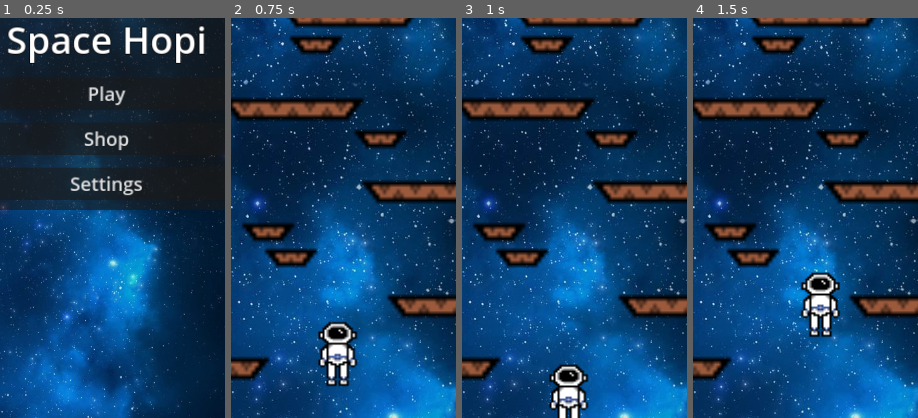
Above: before the commit, frames 1-4 (left to right).
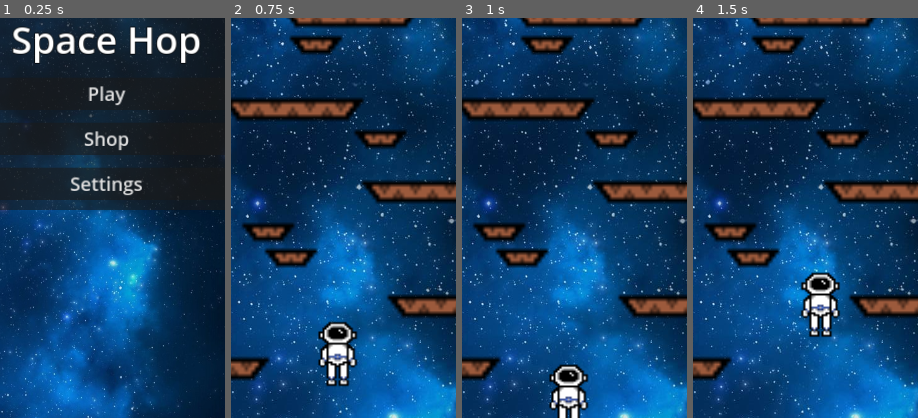
Above: after the commit, the same moments.

Repository: nlwens/SpaceHop
Game: Godot game, scene res://main_menu.tscn
The game is run twice, just before and just after one commit, with the same random seed, the same clock (stepped at 60 frames per second) and the same inputs.
Inputs:
- Up to frame 1 (0.25 s): no input
- Up to frame 2 (0.75 s): click "Play" at 0.5 s
- Up to frame 3 (1 s): no input
- Up to frame 4 (1.5 s): hold Right (ui_right) from 1.28 s (still down)
The pictures show only the part of the screen within x 26-76%, y 39-89%; the shares and areas given below are measured in that part.

The runs differ from the first frame. In frame 1, 3.8% of the frame differs, in the area x 3-92%, y 2-12%; in frame 2, nothing differs; in frame 3, nothing differs; in frame 4, nothing differs.

Commit message:
I removed the i

Diff:
--- a/main_menu.tscn
+++ b/main_menu.tscn
@@ -59,7 +59,7 @@
 theme_override_constants/shadow_outline_size = 8
 theme_override_constants/line_spacing = 8
 theme_override_font_sizes/font_size = 60
-text = "Space Hopi"
+text = "Space Hop"
 horizontal_alignment = 1
 vertical_alignment = 1
 
